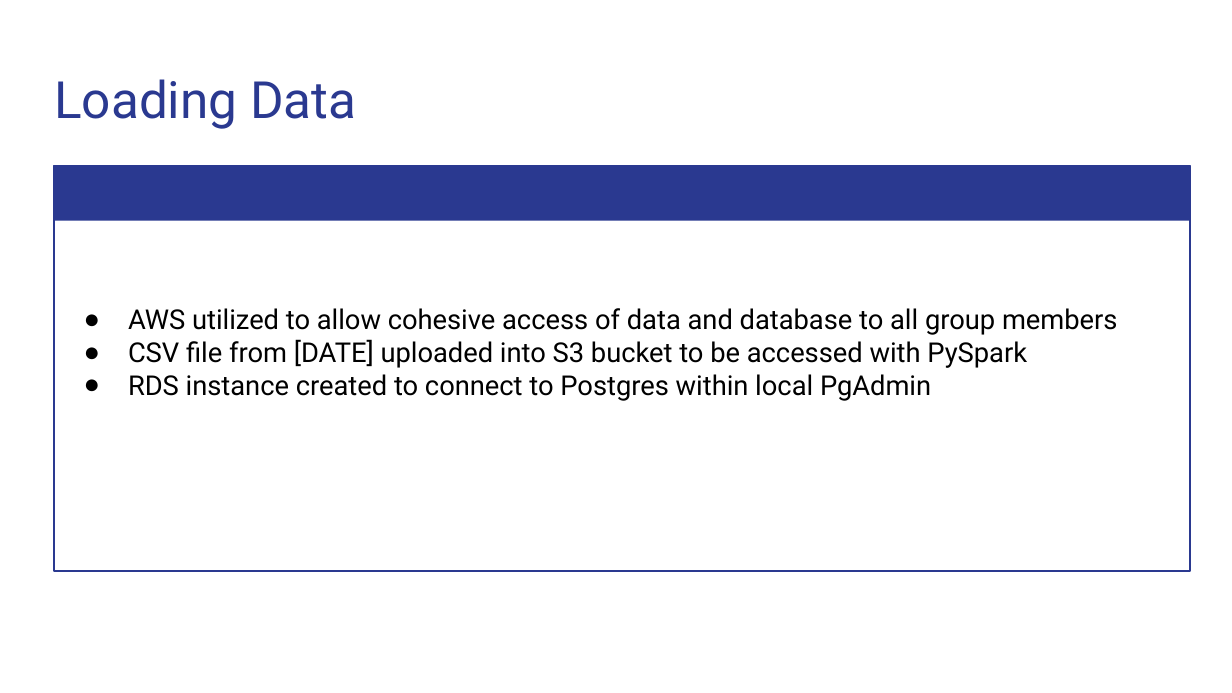
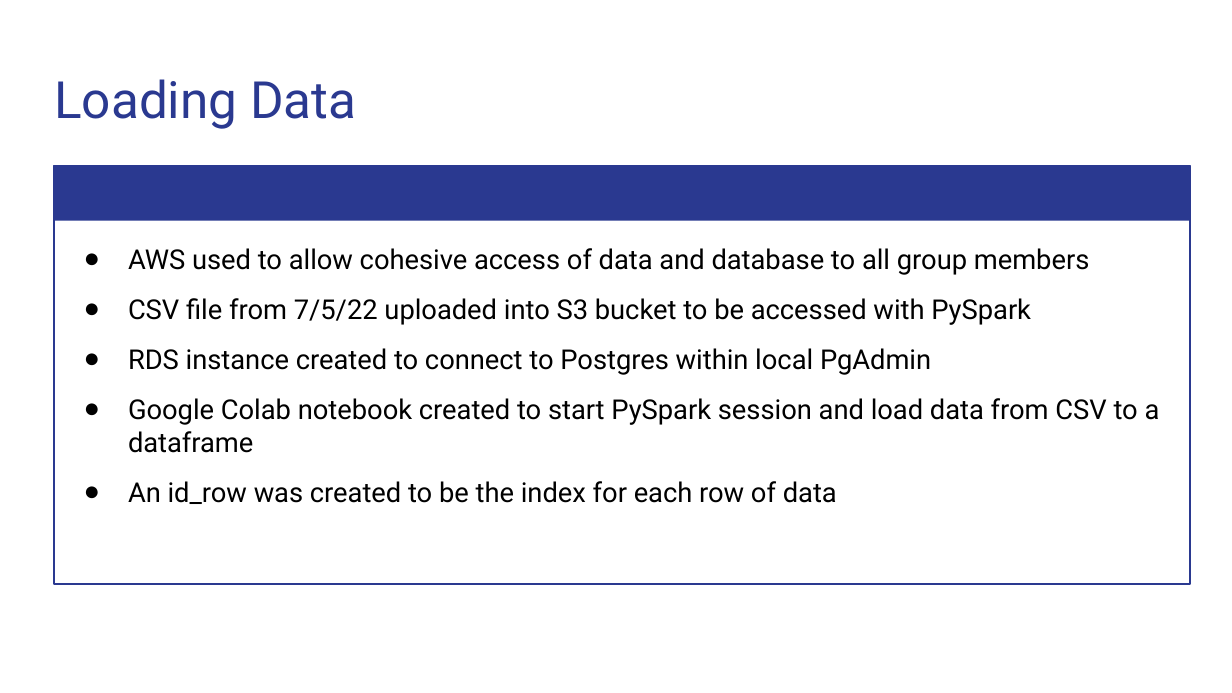
Before and after one commit to Magzzie/COVID-19_Analysis, a slide deck: slide 9 of COVID-19 Analysis.pptx. Drawn at 1232x693 pixels with LibreOffice and Linux fonts; fonts in the diff are those of the drawing. Boxes give left, top, right and bottom in pixels: in the first picture for what was removed or moved away, otherwise in the second. Text is boxed around its words. In the diff, an @@ line names an element or a change of style, - is before the commit and + after.

```diff
--- a/COVID-19 Analysis.pptx
+++ b/COVID-19 Analysis.pptx
@@ rectangle "AWS used to allow cohesive ..." resized from (x1=54, y1=165, x2=1190, y2=570) to (x1=54, y1=165, x2=1190, y2=584) @@
@@ text in rectangle at (x1=128, y1=248, x2=1089, y2=325): text changed @@
-● AWS utilized to allow cohesive access of data and database to all group members
-● CSV file from [DATE] uploaded into S3 bucket to be accessed with PySpark
+● AWS used to allow cohesive access of data and database to all group members
+● CSV file from 7/5/22 uploaded into S3 bucket to be accessed with PySpark
@@ text in rectangle at (x1=128, y1=348, x2=931, y2=375): more space between paragraphs @@
@@ text in rectangle at (x1=128, y1=398, x2=1160, y2=504): paragraphs added @@
+● Google Colab notebook created to start PySpark session and load data from CSV to a dataframe
+● An id_row was created to be the index for each row of data
```
Also in this commit, not shown: 8 other slides changed, 12 slides added, 6 slides removed, 3 other files.
